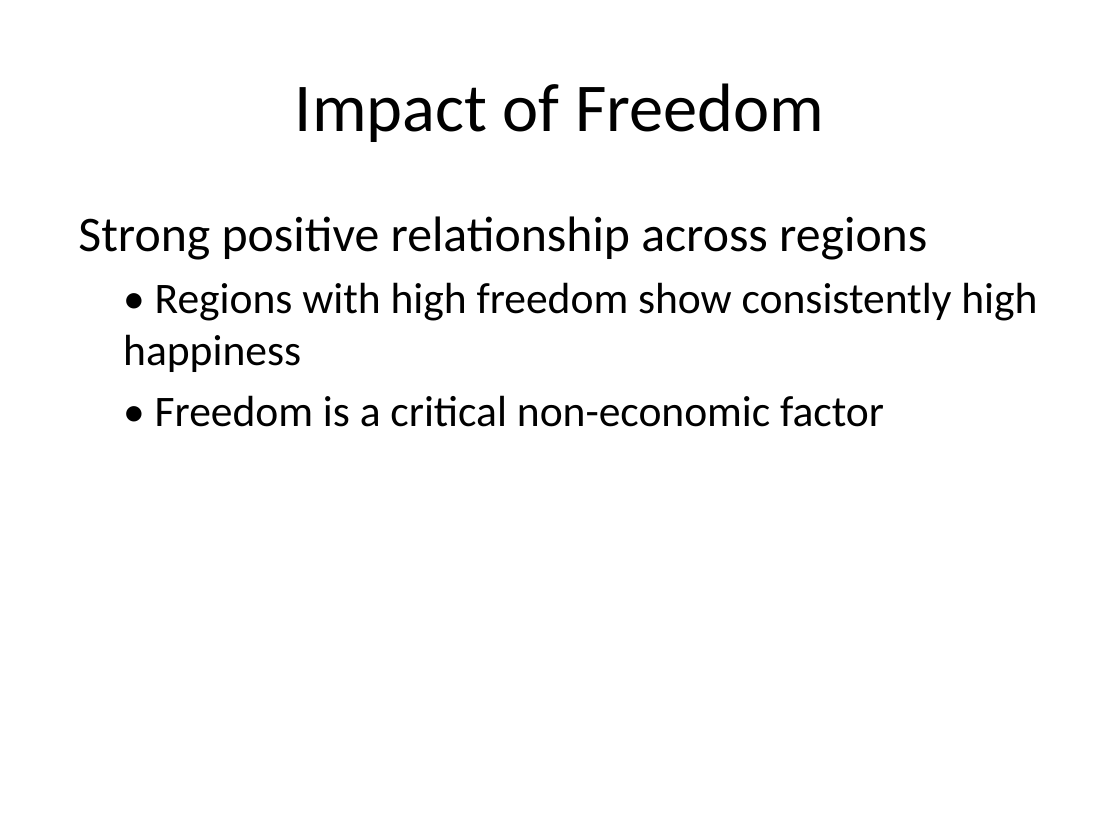
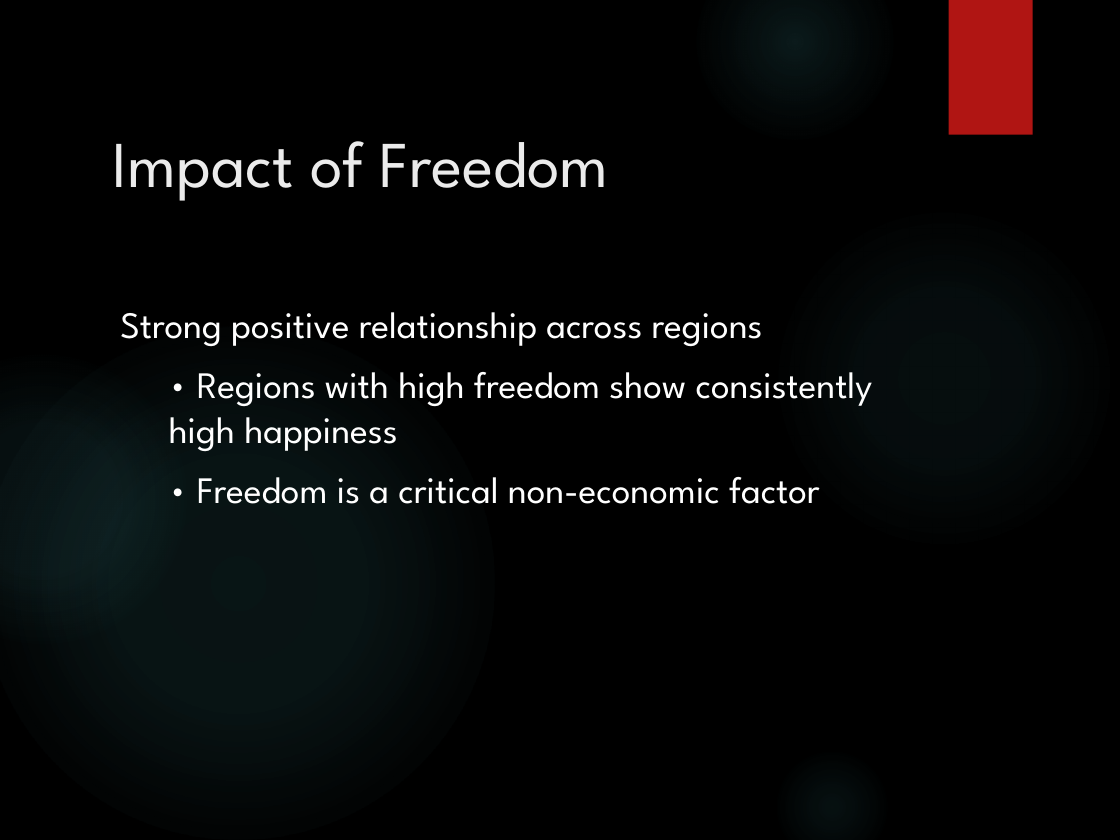
Before and after one commit to EvMiga/World-Happiness-Analysis, a slide deck: slide 8 of Happiness_Dashboard_Analysis.pptx. Drawn at 1120x840 pixels with LibreOffice and Linux fonts; fonts in the diff are those of the drawing; background and template pictures are left out. Boxes give left, top, right and bottom in pixels: in the first picture for what was removed or moved away, otherwise in the second. Text is boxed around its words. In the diff, an @@ line names an element or a change of style, - is before the commit and + after.

```diff
--- a/Happiness_Dashboard_Analysis.pptx
+++ b/Happiness_Dashboard_Analysis.pptx
@@ background #FFFFFF to picture (left out) @@
@@ ellipse added at (697,0,893,140), fill gradient #50B9C1 @@
@@ rectangle added at (949,0,1033,134), fill #B01513 @@
@@ title "Impact of Freedom": place and size @@
-title "Impact of Freedom" at (295,83,824,142)
+title "Impact of Freedom" at (113,141,609,201)
@@ title "Impact of Freedom" at (113,141,609,201): size 44 to 42 pt, font Calibri to League Spartan, text colour #000000 to #EBEBEB; alignment centre to left; vertical alignment middle to top @@
@@ ellipse added at (772,205,1117,550), fill gradient #50B9C1 @@
@@ text "Strong positive relationship across regions": place and size @@
-text "Strong positive relationship across regions" at (78,216,1037,427)
+text "Strong positive relationship across regions" at (120,312,873,504)
@@ text "Strong positive relationship across regions" at (120,312,873,504): size 32 to 24 pt in "Strong positive relationship across regions"; font Calibri to League Spartan, text colour #000000 to #FFFFFF; size 28 to 24 pt in "• Regions with high freedom show consistently ...", "• Freedom is a critical non-economic factor"; more space between paragraphs @@
@@ ellipse added at (0,327,494,840), fill gradient #50B9C1 @@
@@ ellipse added at (0,355,186,644), fill gradient #50B9C1 @@
@@ ellipse added at (772,747,893,840), fill gradient #50B9C1 @@
```
Also in this commit, not shown: 15 other slides changed, 4 slides added, 4 slides removed.
